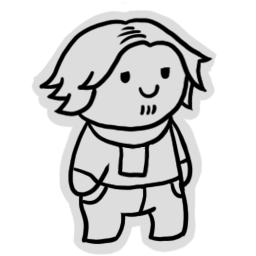
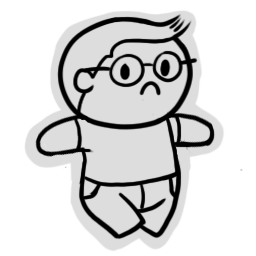
Layers edited between the first and the second 256 x 256 image:
added group "Citoyen_01" with 8 layers above "Militant" over [24, 3, 243, 255]
added layer "Calque 7 copie 3" in group "Citoyen_01" over [35, 13, 243, 240]
added layer "Calque 6 copie 2" in group "Citoyen_01" over [24, 10, 224, 252]
added group "Militant" with 8 layers above "Calque 2" over [28, 2, 243, 255]
hid "Calque 3 copie", moved it into group "Militant" over [38, 17, 214, 245]
hid "Calque 4 copie", moved it into group "Militant" over [31, 2, 218, 255]
hid "Calque 3", moved it into group "Militant" over [39, 10, 214, 244]
hid "Calque 4" (2nd of 2, in "Militant"), moved it into group "Militant" over [32, 2, 220, 255]
